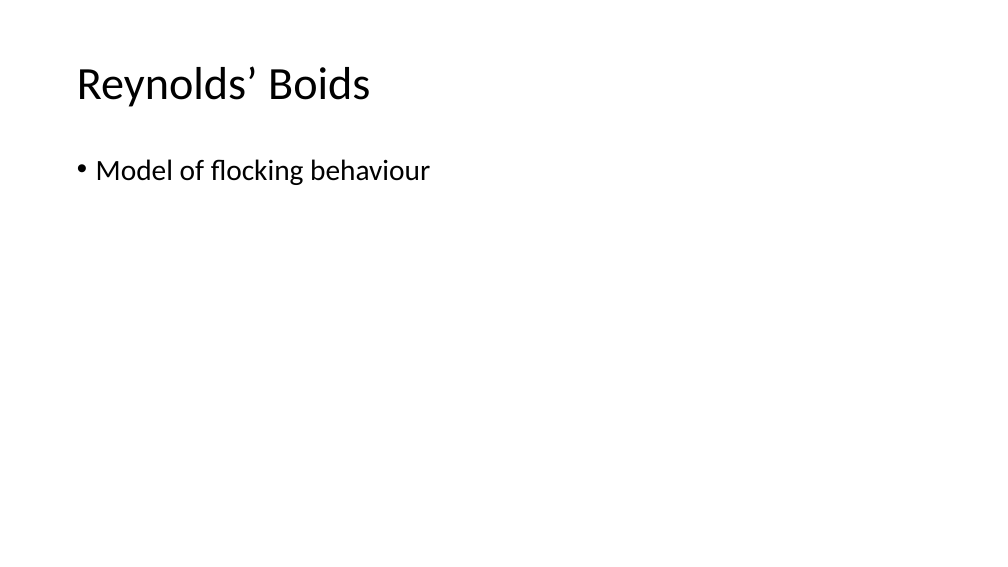
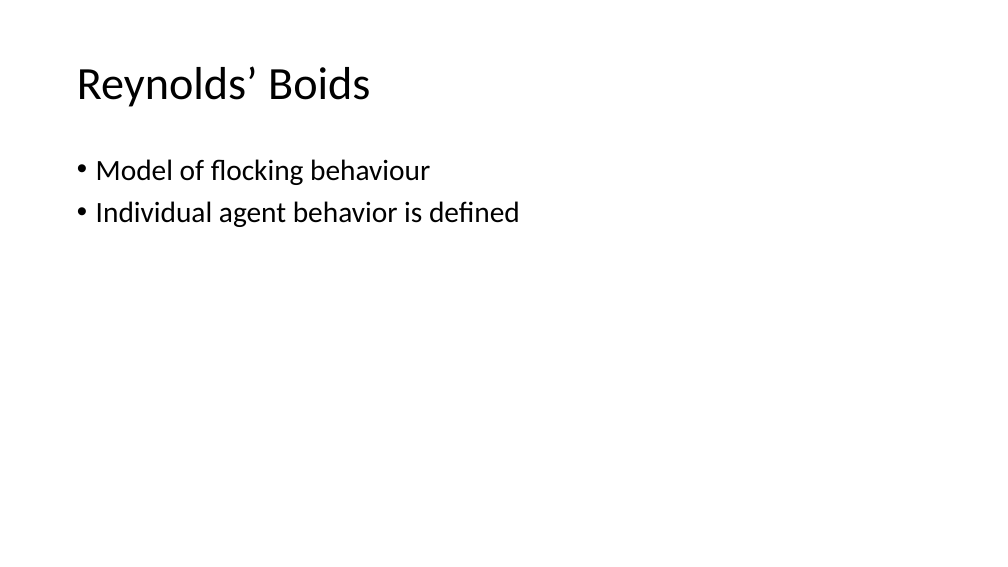
Before and after one commit to BenChurch/Fall2016, a slide deck: slide 14 of CISC879/ChapterPresentation/LectureSlidesCh8.pptx (slide 13 before the commit). Drawn at 1008x567 pixels with LibreOffice and Linux fonts; fonts in the diff are those of the drawing. Boxes give left, top, right and bottom in pixels: in the first picture for what was removed or moved away, otherwise in the second. Text is boxed around its words. In the diff, an @@ line names an element or a change of style, - is before the commit and + after.

```diff
--- a/CISC879/ChapterPresentation/LectureSlidesCh8.pptx
+++ b/CISC879/ChapterPresentation/LectureSlidesCh8.pptx
@@ text at <box>96,201,520,227</box>: paragraph added @@
+• Individual agent behavior is defined
```
Also in this commit, not shown: 10 other slides changed, 14 slides added, 3 other files.
